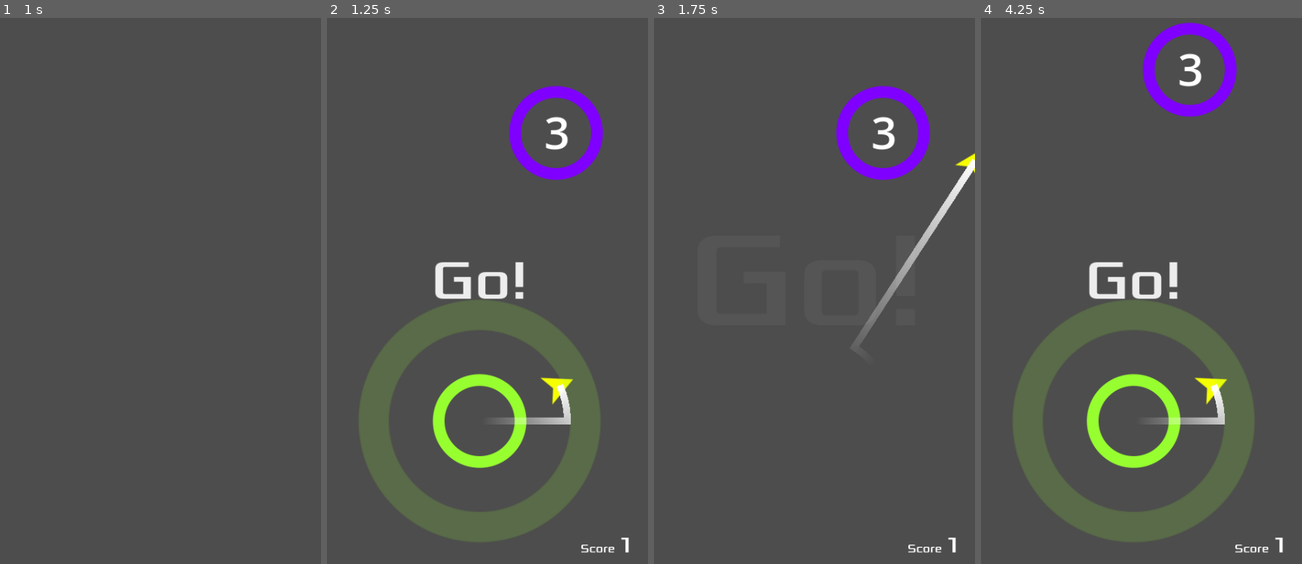
Above: before the commit, frames 1-4 (left to right).
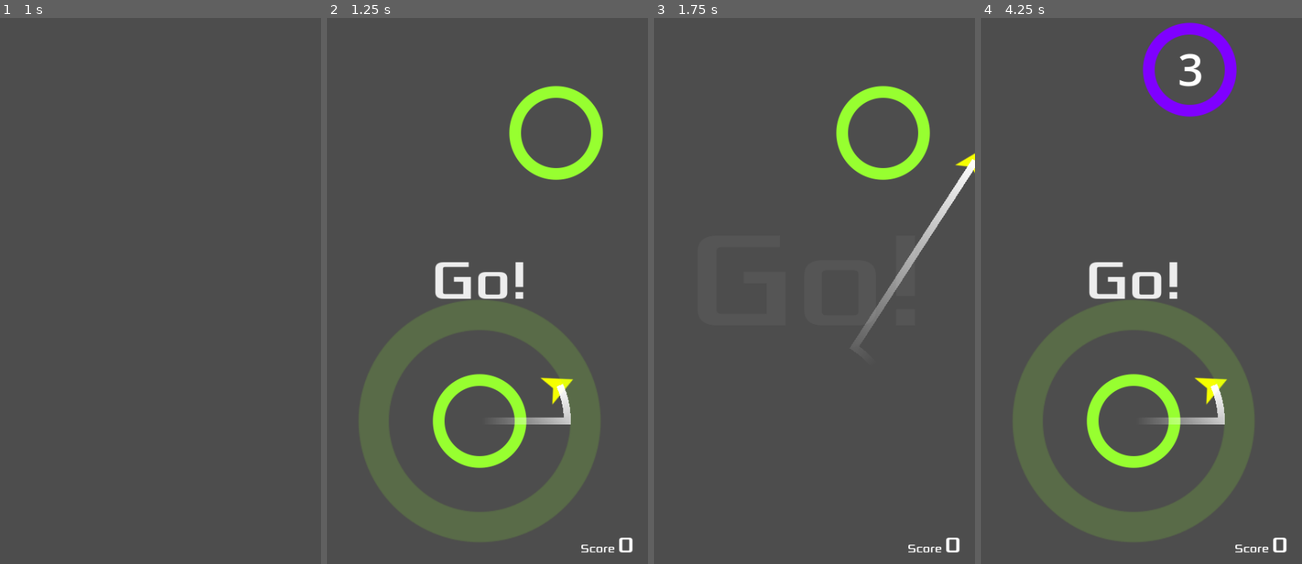
Above: after the commit, the same moments.

Repository: jrenato/circle_jump
Game: Godot game, scene res://Main/main.tscn
Two runs of this game, one before a commit and one after it. Both use one fixed random seed, a clock stepped at 60 frames per second and the inputs below. Sound files missing from this copy of the repository are replaced by a short silence.
Inputs (mouse positions are in pixels of both pictures, inside the frame that each line leads up to):
- Up to frame 1 (1 s): click (89, 247) at 0.5 s
- Up to frame 2 (1.25 s): no input
- Up to frame 3 (1.75 s): tap Enter at 1.25 s; move the mouse to (881, 252) at 1.27 s; hold Right (ui_right) from 1.28 s (still down); hold Ctrl from 1.28 s (still down); click (881, 252) at 1.42 s
- Up to frame 4 (4.25 s): release Right (ui_right) at 2 s; release Ctrl at 2 s; drag from (1067, 312) to (1208, 132) at 2.02 s; move the mouse to (1167, 149) at 2.77 s; hold Right (ui_right) 2.78-3.5 s; tap Z at 2.85 s; click (1196, 247) at 3.5 s

Frame 1 is identical in both runs. In frame 2, 2.2% of the frame differs, in the area x 56-96%, y 12-98%; in frame 3, 2.2%; in frame 4, less than 0.1%.

Commit message:
Fixed initial circle setup

Diff:
--- a/Circle/circle.gd
+++ b/Circle/circle.gd
@@ -58,7 +58,7 @@
 	rotation_speed *= pow(-1, randi() % 2)
 
 
-func init_circle(circle_position: Vector2, level: int) -> void:
+func init_circle(circle_position: Vector2, level: int, first_circle: bool = false) -> void:
 	position = circle_position
 	radius = 100
 
@@ -66,16 +66,19 @@
 
 	var modes: Array = [MODE.STATIC, MODE.LIMITED]
 	var weights: Array = [10, level-1]
-	mode = modes[Settings.get_weighted_random(weights)]
+	if not first_circle:
+		mode = modes[Settings.get_weighted_random(weights)]
+	else:
+		mode = MODE.STATIC
 
 	var move_chance: float = clamp((level - 10), 0, 9) / 10.0
-	if randf() < move_chance:
+	if randf() < move_chance and not first_circle:
 		move_range = max(25, 100 * randf_range(0.75, 1.25) * move_chance) * pow(-1, randi() % 2)
 		move_speed = max(2.5 - ceil(level/5.0) * 0.25, 0.75)
 		start_movement()
 
 	var small_chance = min(0.9, max(0, (level-10) / 20.0))
-	if randf() < small_chance:
+	if randf() < small_chance and not first_circle:
 		radius = max(50, radius - level * randf_range(0.75, 1.25))
 
 
--- a/Main/main.gd
+++ b/Main/main.gd
@@ -27,7 +27,7 @@
 func new_game() -> void:
 	camera.position = start_position.position
 	spawn_jumper()
-	spawn_circle.call_deferred(start_position.position)
+	spawn_circle.call_deferred(start_position.position, true)
 
 	hud.show_hud()
 	hud.show_message("Go!")
@@ -62,7 +62,7 @@
 	if not circle_position:
 		circle_position = jumper.target.position + Vector2(randi_range(-150, 150), randi_range(-500, -400))
 
-	circle.init_circle(circle_position, level)
+	circle.init_circle(circle_position, level, disable_points)
 
 
 func _on_jumper_captured(target_area: Area2D) -> void:
